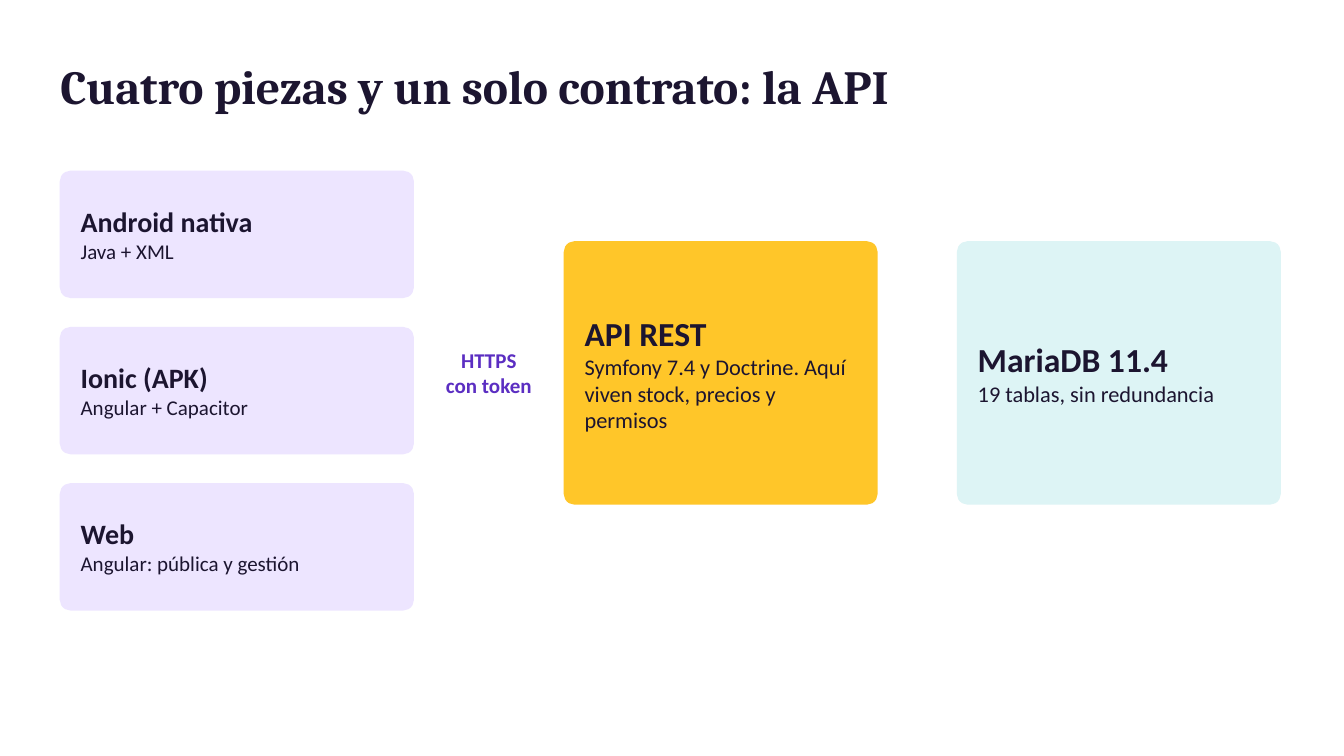
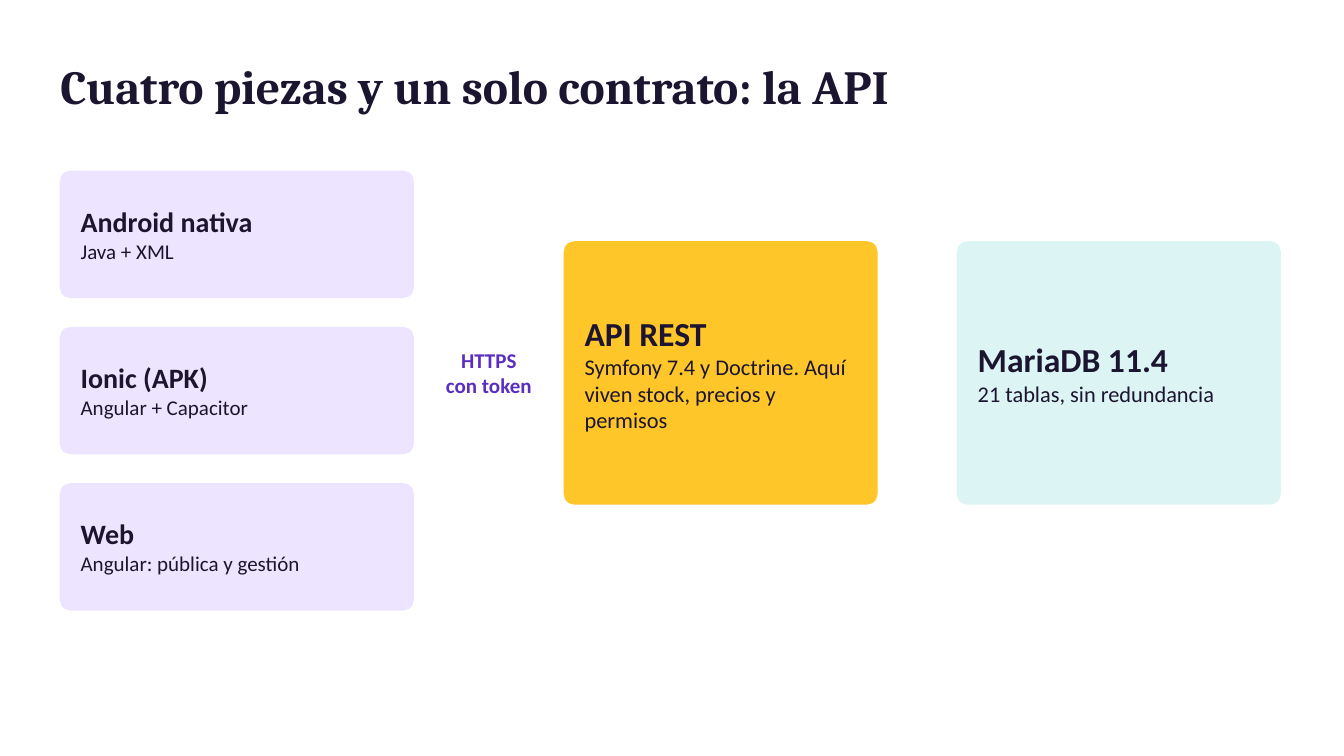
Before and after one commit to landerdam-lab/JuegalmiDam2, a slide deck: slide 3 of docs/entrega/presentacion.pptx. Drawn at 1344x756 pixels with LibreOffice and Linux fonts; fonts in the diff are those of the drawing. Boxes give left, top, right and bottom in pixels: in the first picture for what was removed or moved away, otherwise in the second. Text is boxed around its words. In the diff, an @@ line names an element or a change of style, - is before the commit and + after.

Commit message:
Actualiza la presentación al modelo v7: 21 tablas y E-R con proveedores (ADR-042)

```diff
--- a/docs/entrega/presentacion.pptx
+++ b/docs/entrega/presentacion.pptx
@@ text at [978, 386, 1214, 405]: text changed @@
-19 tablas, sin redundancia
+21 tablas, sin redundancia
```
Also in this commit, not shown: 1 other slide changed.
